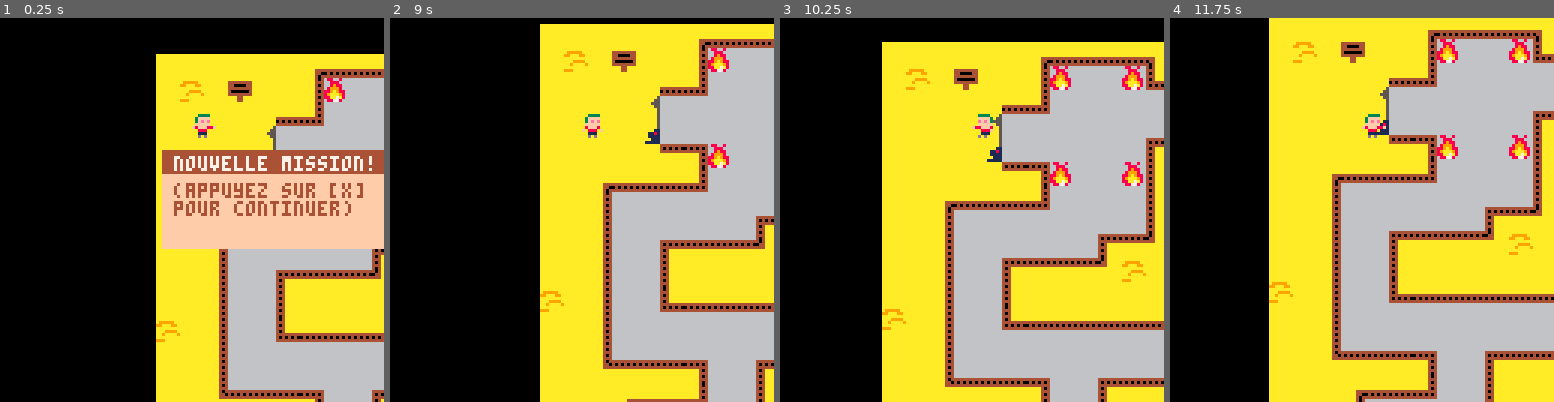
Above: before the commit, frames 1-4 (left to right).
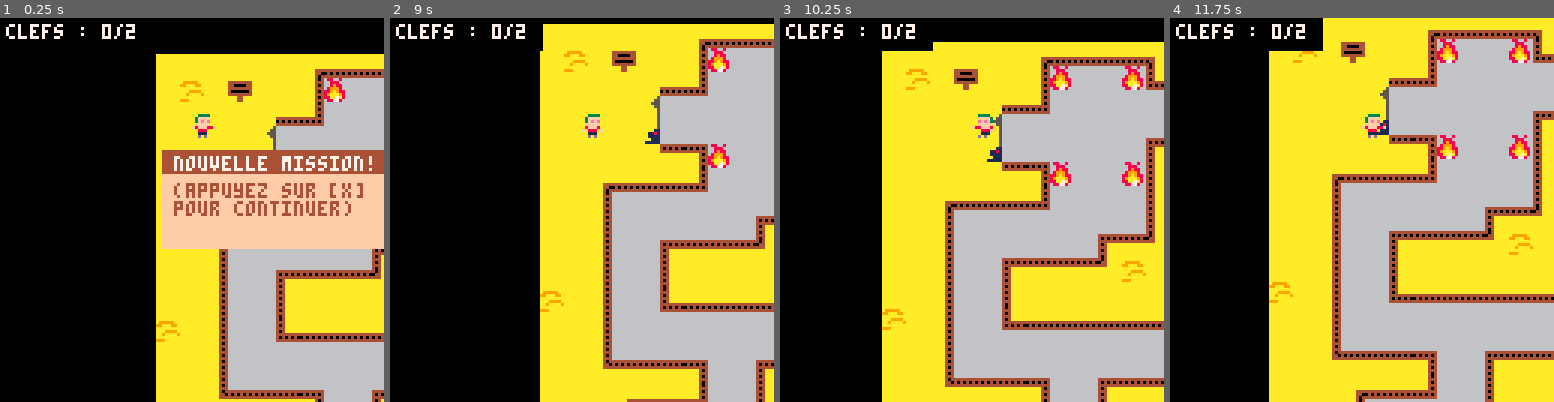
Above: after the commit, the same moments.

Repository: adatechschool/projet-collectif-pico8-fagami
Game: PICO-8 cartridge fagami.p8
Same seed, same stepped clock (60 frames per second), same inputs: the game is played once before the commit and once after it.
Inputs:
- Up to frame 1 (0.25 s): no input
- Up to frame 2 (9 s): tap X (X key) at 0.33, 1.07, 1.85, 2.97, 4.08, 5.2, 6.32, 7.43, 8.55 s; hold Right 1.6-2.1 s; hold Up 2.15-2.42 s; hold Right 2.47-3.03 s; hold Left 3.08-3.58 s; hold Down 3.63-3.97 s; hold Right 4.02-4.68 s; hold Up 4.73-5.03 s; hold Left 5.08-5.68 s; hold Down 5.73-6.03 s; hold Right 6.08-6.58 s; hold Right 6.63-7.13 s; hold Up 7.18-7.45 s; hold Right 7.5-8.07 s; hold Left 8.12-8.62 s; hold Down from 8.67 s (still down)
- Up to frame 3 (10.25 s): release Down at 9 s; hold Right 9.05-9.72 s; tap X (X key) at 9.67 s; hold Up 9.77-10.07 s; hold Left from 10.12 s (still down)
- Up to frame 4 (11.75 s): release Left at 10.72 s; hold Down 10.77-11.07 s; tap X (X key) at 10.78 s; hold Right 11.12-11.62 s

The runs differ from the first frame. In frame 1, 0.4% of the frame differs, in the area x 1-36%, y 1-6%; in frame 2, 0.5%; in frame 3, 0.7%; in frame 4, 1.5%, in the area x 1-40%, y 0-9%.

Commit message:
affichage compteur clefs + ajout momies

Diff:
--- a/fagami.p8
+++ b/fagami.p8
@@ -6,6 +6,7 @@
 	init_msg()
 	init_msg_win()
 	create_mummy()
+	score=0
 end
 
 function _update()
@@ -17,8 +18,10 @@
 	 update_msg()
 		update_msg_win()
 		move_mummy(m1)
-		--move_mummy(m2)
-		--move_mummy(m3)
+		move_mummy(m2)
+		move_mummy(m3)
+		move_mummy(m4)
+
 end
 
 function _draw()
@@ -28,8 +31,10 @@
 	draw_mummy(m1)
 	draw_perso1()
 	draw_msg_win()
-	--draw_mummy(m2)
-	--draw_mummy(m3)
+	draw_mummy(m2)
+	draw_mummy(m3)
+	draw_mummy(m4)
+	update_keys()
 end
 -->8
 --map
@@ -43,15 +48,14 @@
 	camera(camx,camy)
 end
 
-function new_tile(x,y)
-	local sprite=mget(x,y)
-	mset(x,y,16)
-end
-
-function pick_up_key(x,y)
-	new_tile(x,y)
-	p1.keys+=1
-end
+function update_keys()
+	local camx=p1.x-64
+	local camy=p1.y-32
+	print_keys="clefs : "..p1.keys.."/2"
+	rectfill(camx,camy,camx+50,camy+10,0)
+	print(print_keys,camx+2,camy+2,7)
+end
+
 
 -->8
 --perso
@@ -127,7 +131,7 @@
 	--quand on touche la momie, on repart a 0
 	if check_flag(p1,p1.dir,2) then
 		mset(22,4,15)
-		mset(38,8,15)
+		mset(60,8,15)
 		p1.keys=0
 		_init()
 	end
@@ -227,19 +231,29 @@
 		maxx=184,minx=144,
 		maxy=0,miny=0
 		}
+
 	m2={
-		x=166,y=48,
-		h=8, 	w=8,
-		speed =2,dir=false,--si true alors doit aller a droite si false a gauche
-		maxx=184,minx=144,
-		maxy=0,miny=0
-		}
-	m3={
 		x=144,y=12,
 		h=8, 	w=8,
 		speed =1,dir=false,--si true alors doit aller a droite si false a gauche
 		maxx=0,minx=0,
 		maxy=48,miny=8
+		}
+
+	m3={
+		x=232,y=120,
+		h=8, 	w=8,
+		speed =1,dir=false,--si true alors doit aller a droite si false a gauche
+		maxx=0,minx=0,
+		maxy=120,miny=56
+		}
+
+	m4={
+		x=264,y=56,
+		h=8, 	w=8,
+		speed =1,dir=true,--si true alors doit aller a droite si false a gauche
+		maxx=0,minx=0,
+		maxy=120,miny=56
 		}
 
 end
Not shown, changed: the sound effects (__sfx__) section of fagami.p8
